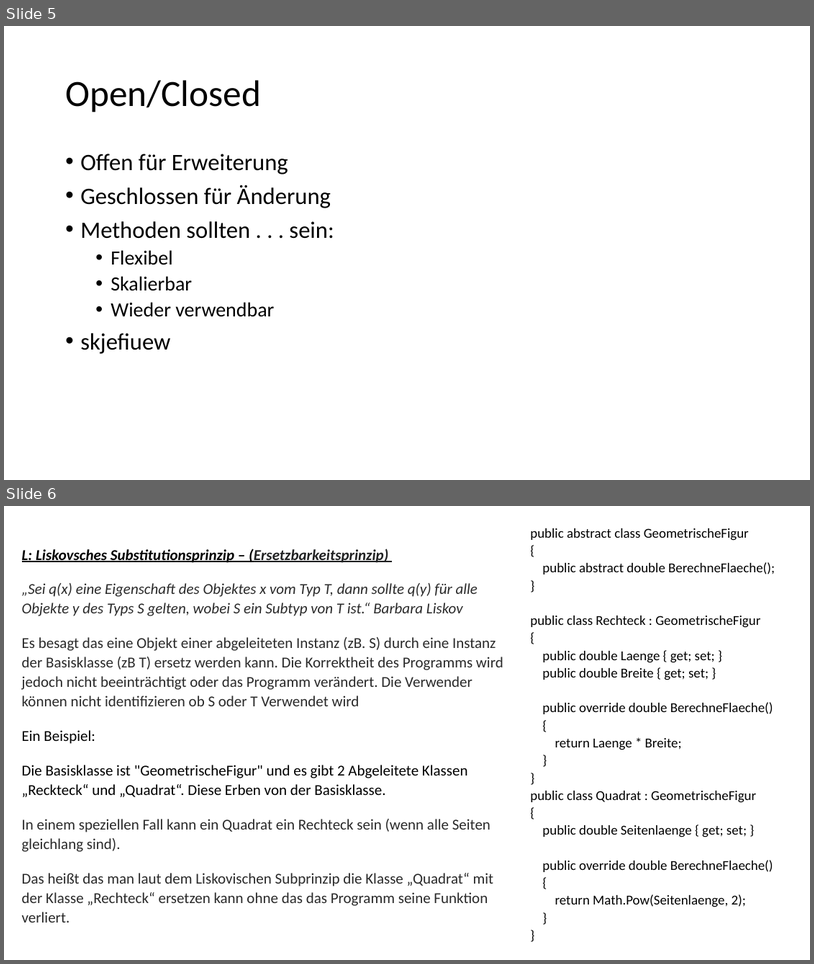
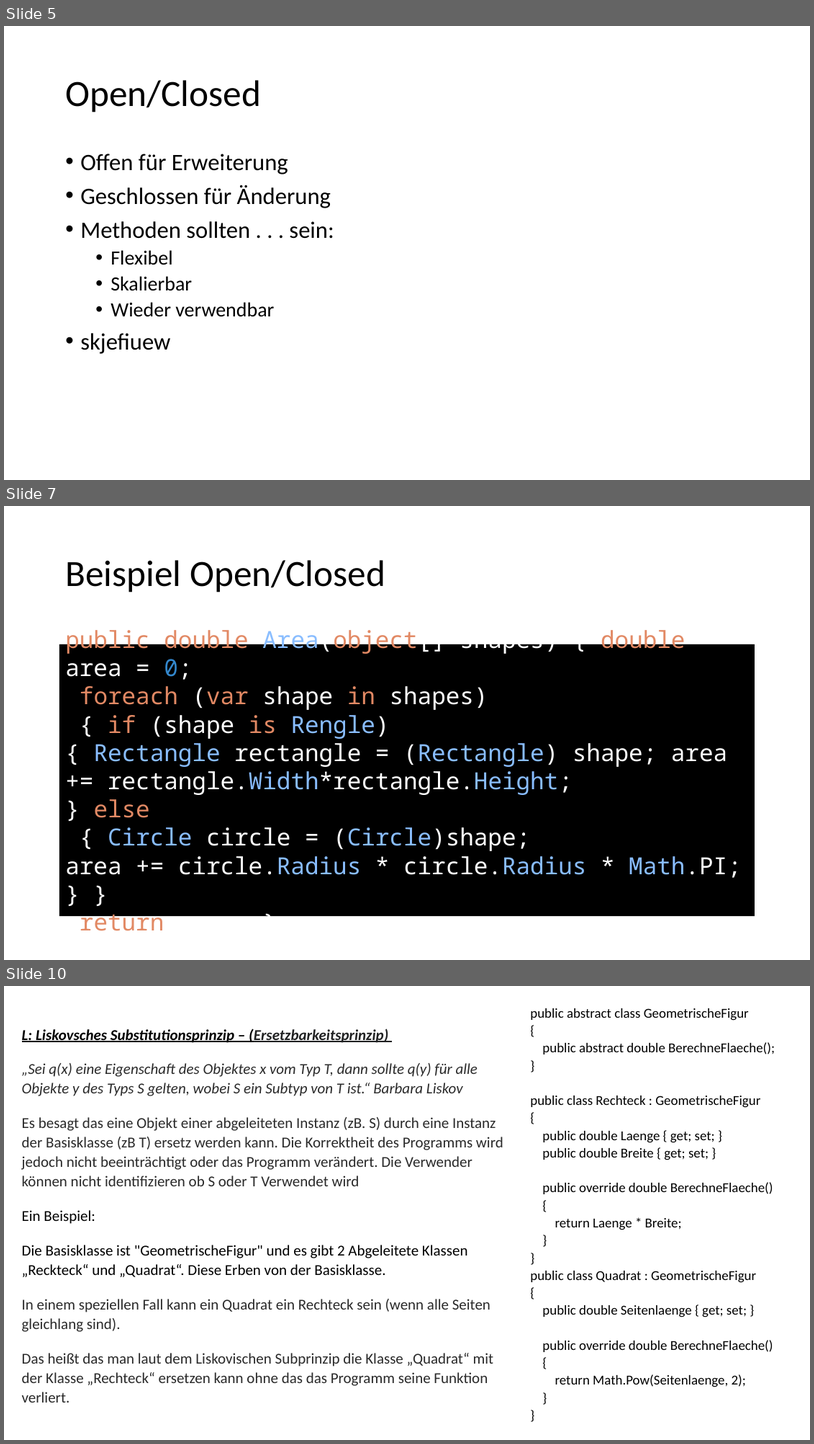
Before and after one commit to T0biasBerndt/SOLID-Pr-si, a slide deck: SOLID-präsi.pptx. Shown one above the other, each under a label of ours: slides 5 and 6 before the commit, slides 5, 7 and 10 after it; the slides between them are not shown. The pictures are 814x964 and 814x1444 pixels, drawn with LibreOffice and Linux fonts; fonts in the diff are those of the drawing. Boxes give left, top, right and bottom in pixels: in the first picture for what was removed or moved away, otherwise in the second. Text is boxed around its words. In the diff, an @@ line names an element or a change of style, - is before the commit and + after.

```diff
--- a/SOLID-präsi.pptx
+++ b/SOLID-präsi.pptx
@@ slide 7 added at bbox=[4, 506, 810, 960], background #FFFFFF @@
@@ title added at bbox=[65, 560, 386, 592], 44 pt, text #000000 @@
+Beispiel Open/Closed
@@ text added at bbox=[59, 641, 756, 919], fill #000000, 28 pt, text #FFFFFF @@
+public double Area(object[] shapes) { double area = 0;
+foreach (var shape in shapes)
+{ if (shape is Rengle)
+{ Rectangle rectangle = (Rectangle) shape; area += rectangle.Width*rectangle.Height;
+} else
+{ Circle circle = (Circle)shape;
+area += circle.Radius * circle.Radius * Math.PI; } }
+return area; }
@@ what was slide 6 is now slide 10 @@
```
Also in this commit, not shown: 7 other slides added.
